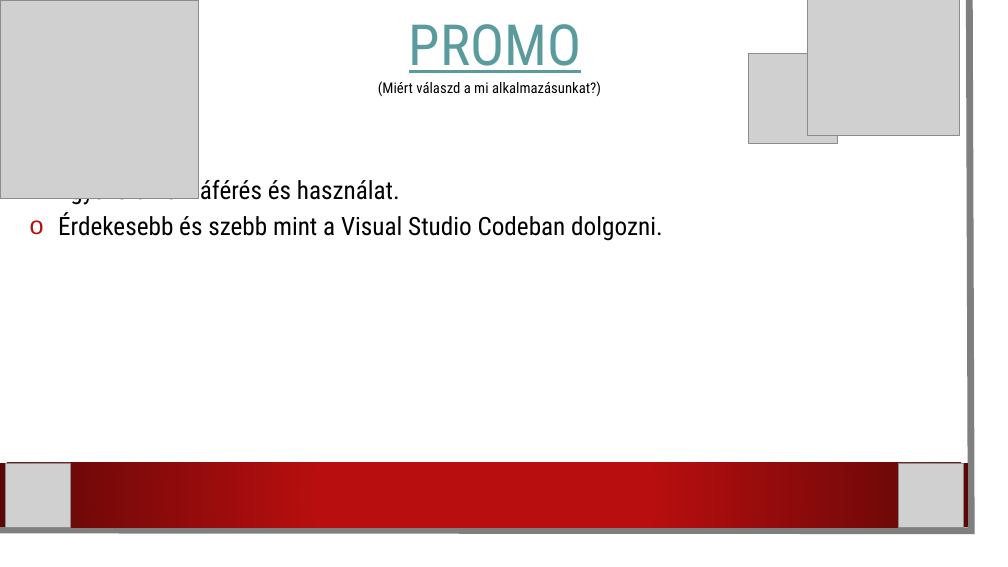
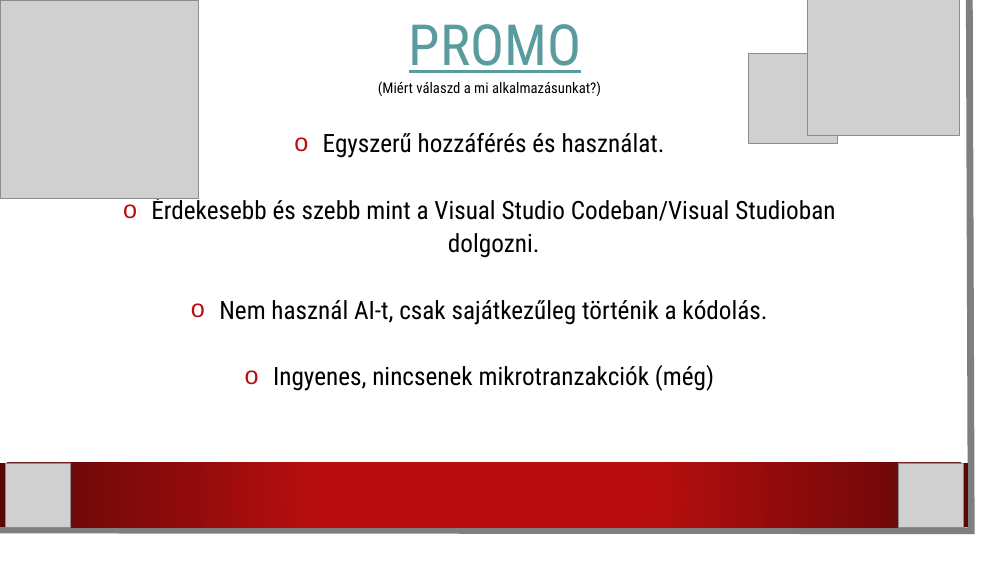
Before and after one commit to karpatililiana/Csapatmunka2.0, a slide deck: slide 6 of Programbemutató.pptx. Drawn at 1008x567 pixels with LibreOffice and Linux fonts; fonts in the diff are those of the drawing; grey boxes stand for pictures; background and template pictures are left out. Boxes give left, top, right and bottom in pixels: in the first picture for what was removed or moved away, otherwise in the second. Text is boxed around its words. In the diff, an @@ line names an element or a change of style, - is before the commit and + after.

```diff
--- a/Programbemutató.pptx
+++ b/Programbemutató.pptx
@@ text "Egyszerű hozzáférés és használat.": place and size @@
-text "Egyszerű hozzáférés és használat." at [58, 176, 662, 241]
+text "Egyszerű hozzáférés és használat." at [151, 133, 835, 391]
@@ text at [323, 133, 665, 158]: alignment left to centre; line spacing 1.2 to 1.1 @@
@@ text at [151, 196, 835, 391]: text changed @@
-o Érdekesebb és szebb mint a Visual Studio Codeban dolgozni.
+o Érdekesebb és szebb mint a Visual Studio Codeban/Visual Studioban dolgozni.
+o Nem használ AI-t, csak sajátkezűleg történik a kódolás.
+o Ingyenes, nincsenek mikrotranzakciók (még)
```
Also in this commit, not shown: 5 other slides changed.
